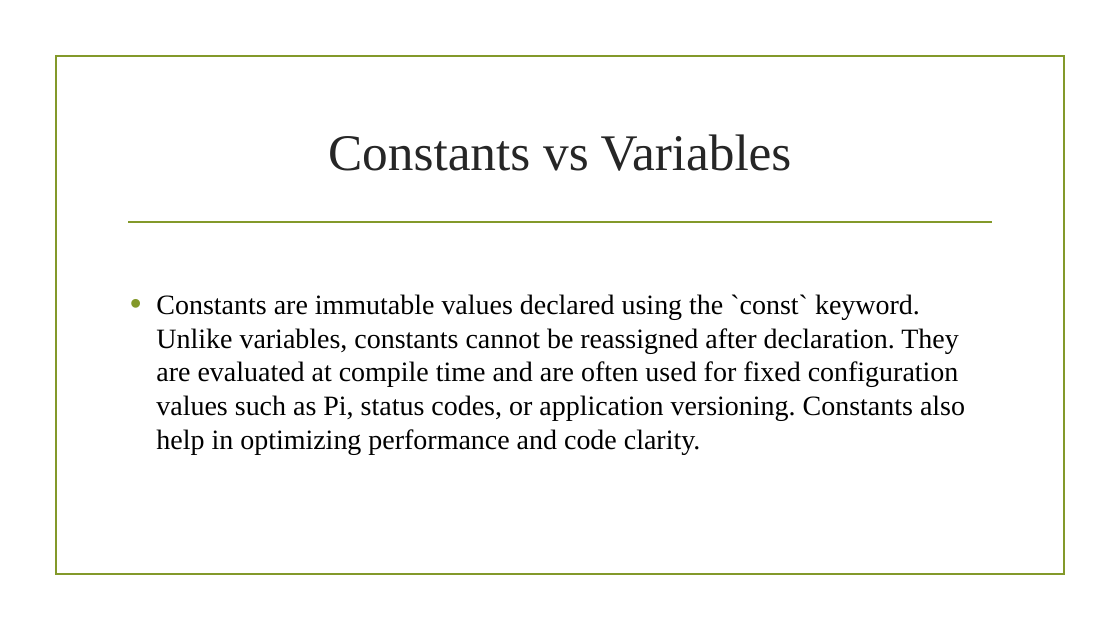
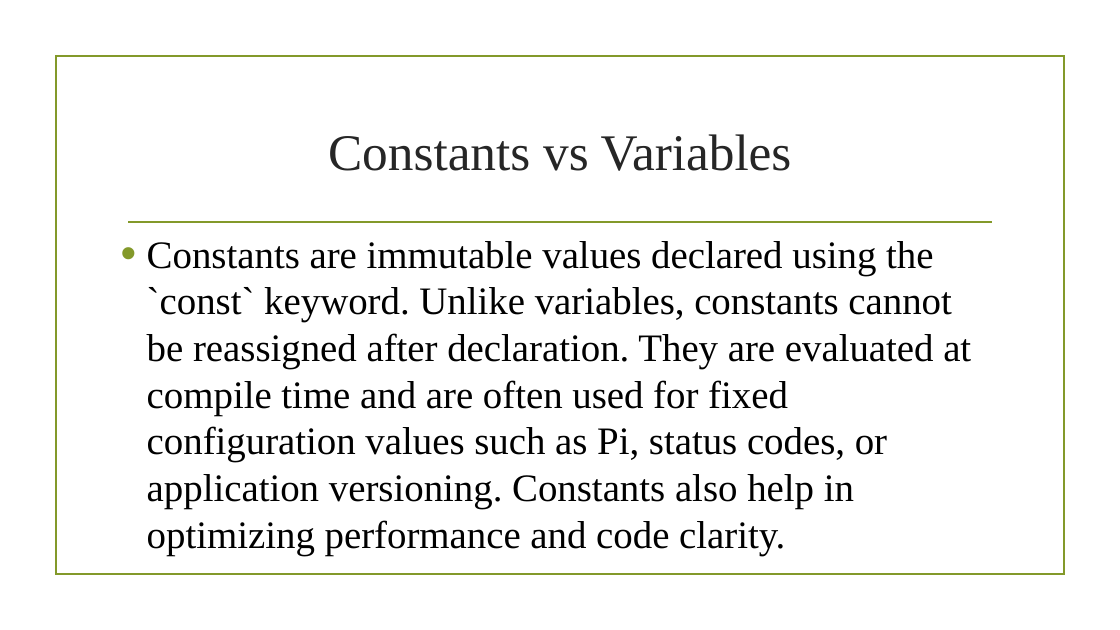
Before and after one commit to CodeWithDhruvX/coding_ppt, a slide deck: slide 18 of ppt/golang/interview_questions/3/variable_declaration.pptx. Drawn at 1120x630 pixels with LibreOffice and Linux fonts; fonts in the diff are those of the drawing; background and template pictures are left out. Boxes give left, top, right and bottom in pixels: in the first picture for what was removed or moved away, otherwise in the second. Text is boxed around its words. In the diff, an @@ line names an element or a change of style, - is before the commit and + after.

```diff
--- a/ppt/golang/interview_questions/3/variable_declaration.pptx
+++ b/ppt/golang/interview_questions/3/variable_declaration.pptx
@@ text "Constants are immutable values declared ...": place and size @@
-text "Constants are immutable values declared ..." at box(156, 294, 965, 454)
+text "Constants are immutable values declared ..." at box(147, 241, 971, 549)
@@ text "Constants are immutable values declared ..." at box(147, 241, 971, 549): size 18 to 25 pt; more space between paragraphs @@
```
Also in this commit, not shown: 6 other slides changed, 2 other files.
